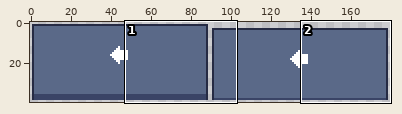
Two states of a sprite sheet, assets/ui/btnLeft.png. Above: a wide view before the commit, with the close-up outlined.
Close-up. Earlier state:
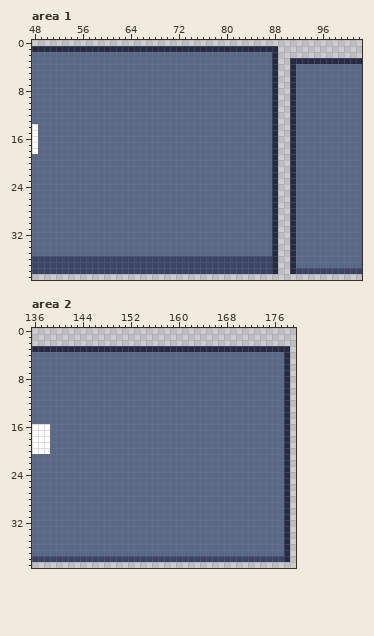
The file is 180x40 pixels. Shown: area 1: x 48..102, y 0..39; area 2: x 136..179, y 0..39. The commit also changed other parts of the picture, which this record leaves out.
After the commit:
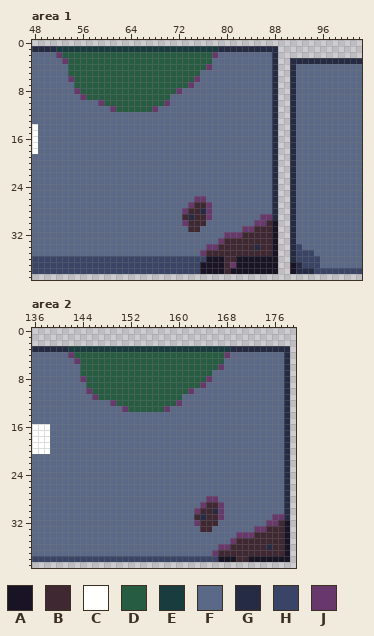
Palette (. is transparent): A #181425  B #3f2832  C #ffffff  D #265c42  E #193c3e  F #5a6988  G #262b44  H #3a4466  J #68386c
The edit:
--- area 1
@@ x 50..80 @@
  0 ...............................
- 1 GGGGGGGGGGGGGGGGGGGGGGGGGGGGGGG
- 2 FFFFFFFFFFFFFFFFFFFFFFFFFFFFFFF
- 3 FFFFFFFFFFFFFFFFFFFFFFFFFFFFFFF
- 4 FFFFFFFFFFFFFFFFFFFFFFFFFFFFFFF
- 5 FFFFFFFFFFFFFFFFFFFFFFFFFFFFFFF
- 6 FFFFFFFFFFFFFFFFFFFFFFFFFFFFFFF
- 7 FFFFFFFFFFFFFFFFFFFFFFFFFFFFFFF
- 8 FFFFFFFFFFFFFFFFFFFFFFFFFFFFFFF
- 9 FFFFFFFFFFFFFFFFFFFFFFFFFFFFFFF
-10 FFFFFFFFFFFFFFFFFFFFFFFFFFFFFFF
-11 FFFFFFFFFFFFFFFFFFFFFFFFFFFFFFF
+ 1 GGEEEEEEEEEEEEEEEEEEEEEEEEEEEGG
+ 2 FFJDDDDDDDDDDDDDDDDDDDDDDDDDJFF
+ 3 FFFJDDDDDDDDDDDDDDDDDDDDDDDDFFF
+ 4 FFFFDDDDDDDDDDDDDDDDDDDDDDDJFFF
+ 5 FFFFDDDDDDDDDDDDDDDDDDDDDDFFFFF
+ 6 FFFFJDDDDDDDDDDDDDDDDDDDDJFFFFF
+ 7 FFFFFDDDDDDDDDDDDDDDDDDDJFFFFFF
+ 8 FFFFFJDDDDDDDDDDDDDDDDJFFFFFFFF
+ 9 FFFFFFJDDDDDDDDDDDDDDFFFFFFFFFF
+10 FFFFFFFFFJDDDDDDDDDDJFFFFFFFFFF
+11 FFFFFFFFFFFJDDDDDDJFFFFFFFFFFFF
 12 FFFFFFFFFFFFFFFFFFFFFFFFFFFFFFF
@@ x 71..97 @@
 25 FFFFFFFFFFFFFFFFFG..GFFFFFF
-26 FFFFFFFFFFFFFFFFFG..GFFFFFF
-27 FFFFFFFFFFFFFFFFFG..GFFFFFF
-28 FFFFFFFFFFFFFFFFFG..GFFFFFF
-29 FFFFFFFFFFFFFFFFFG..GFFFFFF
-30 FFFFFFFFFFFFFFFFFG..GFFFFFF
-31 FFFFFFFFFFFFFFFFFG..GFFFFFF
-32 FFFFFFFFFFFFFFFFFG..GFFFFFF
-33 FFFFFFFFFFFFFFFFFG..GFFFFFF
-34 FFFFFFFFFFFFFFFFFG..GFFFFFF
-35 FFFFFFFFFFFFFFFFFG..GFFFFFF
-36 HHHHHHHHHHHHHHHHHG..GFFFFFF
-37 HHHHHHHHHHHHHHHHHG..GFFFFFF
-38 HHHHHHHHHHHHHHHHHG..GHHHHHH
+26 FFFFJJFFFFFFFFFFFG..GFFFFFF
+27 FFFJBBJFFFFFFFFFFG..GFFFFFF
+28 FFJBBGJFFFFFFFFFFG..GFFFFFF
+29 FFBGBBJFFFFFFFFJJG..GFFFFFF
+30 FFJBBBFFFFFFFFJJBA..GFFFFFF
+31 FFFBBFFFFFFFJJBBBA..GFFFFFF
+32 FFFFFFFFFJJJBBBBBA..GFFFFFF
+33 FFFFFFFFJBBBBBBBBA..GFFFFFF
+34 FFFFFFJJBBBBBBGBBA..GHFFFFF
+35 FFFFFJBBBBBBBBBBBA..GHHHFFF
+36 HHHHHHAAABBAAAAAAA..GHHHHFF
+37 HHHHHAAAABJAAAAAAA..AGHHHFF
+38 HHHHHAAAABAAAAAAAA..AGGGHHH
 39 ...........................
--- area 2
@@ x 136..179 @@
  2 ............................................
- 3 GGGGGGGGGGGGGGGGGGGGGGGGGGGGGGGGGGGGGGGGGGG.
- 4 FFFFFFFFFFFFFFFFFFFFFFFFFFFFFFFFFFFFFFFFFFG.
- 5 FFFFFFFFFFFFFFFFFFFFFFFFFFFFFFFFFFFFFFFFFFG.
- 6 FFFFFFFFFFFFFFFFFFFFFFFFFFFFFFFFFFFFFFFFFFG.
- 7 FFFFFFFFFFFFFFFFFFFFFFFFFFFFFFFFFFFFFFFFFFG.
- 8 FFFFFFFFFFFFFFFFFFFFFFFFFFFFFFFFFFFFFFFFFFG.
- 9 FFFFFFFFFFFFFFFFFFFFFFFFFFFFFFFFFFFFFFFFFFG.
-10 FFFFFFFFFFFFFFFFFFFFFFFFFFFFFFFFFFFFFFFFFFG.
-11 FFFFFFFFFFFFFFFFFFFFFFFFFFFFFFFFFFFFFFFFFFG.
-12 FFFFFFFFFFFFFFFFFFFFFFFFFFFFFFFFFFFFFFFFFFG.
-13 FFFFFFFFFFFFFFFFFFFFFFFFFFFFFFFFFFFFFFFFFFG.
+ 3 GGGGGGEEEEEEEEEEEEEEEEEEEEEEEEEEEGGGGGGGGGG.
+ 4 FFFFFFJDDDDDDDDDDDDDDDDDDDDDDDDDJFFFFFFFFFG.
+ 5 FFFFFFFJDDDDDDDDDDDDDDDDDDDDDDDDFFFFFFFFFFG.
+ 6 FFFFFFFFDDDDDDDDDDDDDDDDDDDDDDDJFFFFFFFFFFG.
+ 7 FFFFFFFFDDDDDDDDDDDDDDDDDDDDDDFFFFFFFFFFFFG.
+ 8 FFFFFFFFJDDDDDDDDDDDDDDDDDDDDJFFFFFFFFFFFFG.
+ 9 FFFFFFFFFDDDDDDDDDDDDDDDDDDDJFFFFFFFFFFFFFG.
+10 FFFFFFFFFJDDDDDDDDDDDDDDDDJFFFFFFFFFFFFFFFG.
+11 FFFFFFFFFFJDDDDDDDDDDDDDDFFFFFFFFFFFFFFFFFG.
+12 FFFFFFFFFFFFFJDDDDDDDDDDJFFFFFFFFFFFFFFFFFG.
+13 FFFFFFFFFFFFFFFJDDDDDDJFFFFFFFFFFFFFFFFFFFG.
 14 FFFFFFFFFFFFFFFFFFFFFFFFFFFFFFFFFFFFFFFFFFG.
@@ x 161..179 @@
 27 FFFFFFFFFFFFFFFFFG.
-28 FFFFFFFFFFFFFFFFFG.
-29 FFFFFFFFFFFFFFFFFG.
-30 FFFFFFFFFFFFFFFFFG.
-31 FFFFFFFFFFFFFFFFFG.
-32 FFFFFFFFFFFFFFFFFG.
-33 FFFFFFFFFFFFFFFFFG.
-34 FFFFFFFFFFFFFFFFFG.
-35 FFFFFFFFFFFFFFFFFG.
-36 FFFFFFFFFFFFFFFFFG.
-37 FFFFFFFFFFFFFFFFFG.
-38 HHHHHHHHHHHHHHHHHG.
+28 FFFFJJFFFFFFFFFFFG.
+29 FFFJBBJFFFFFFFFFFG.
+30 FFJBBGJFFFFFFFFFFG.
+31 FFBGBBJFFFFFFFFJJG.
+32 FFJBBBFFFFFFFFJJBA.
+33 FFFBBFFFFFFFJJBBBA.
+34 FFFFFFFFFJJJBBBBBA.
+35 FFFFFFFFJBBBBBBBBA.
+36 FFFFFFJJBBBBBBGBBA.
+37 FFFFFJBBBBBBBBBBBA.
+38 HHHHHHAAABBAAAAAAA.
 39 ...................
Where, in picture pixels (left, top, right, bottom), the same in both close-ups:
changed: (56, 46, 218, 112)
changed: (182, 196, 320, 274)
changed: (68, 346, 230, 412)
changed: (194, 496, 290, 562)
